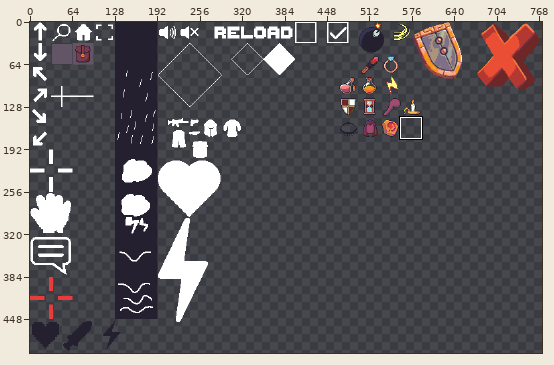
Two versions of one sprite sheet, gamestream_flutter/images/atlas-icons.png. The picture above shows the old version from afar; the outline marks the close-up.
Close-up. Before:
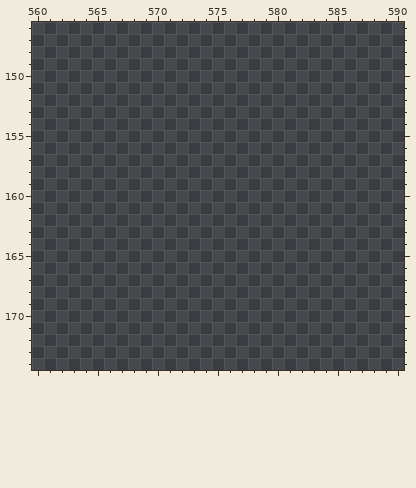
The file is 1024x1024 pixels. Shown: x 560..590, y 146..174. The wide view leaves out empty margins. The commit also changed other parts of the picture, which this record leaves out.
Once edited:
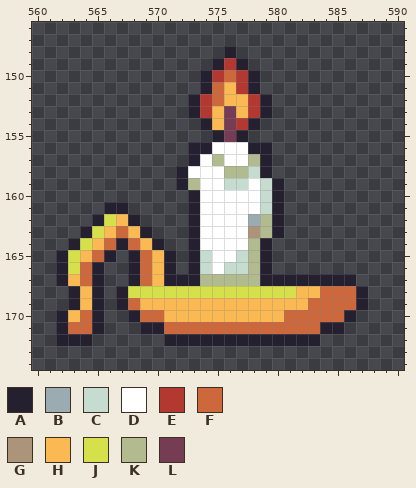
Palette (. is transparent): A #252030  B #9babb2  C #c7dcd0  D #ffffff  E #b33831  F #cd683d  G #ab947a  H #fbb954  J #d5e04b  K #b2ba90  L #753c54
Change:
Changed rows in their new state; - is an unchanged pixel.
first column x 562:
148 --------------A-----------
149 -------------AEA----------
150 ------------AEFEA---------
151 ------------AFHEA---------
152 -----------AEFHHEA--------
153 -----------AEHLHEA--------
154 ------------AHLEA---------
155 -------------ALA----------
156 -----------AADDDAA--------
157 -----------ADKDDKA--------
158 ----------ADDDKKCA--------
159 ----------AKDDCCDCA-------
160 -----------ADDDDDCA-------
161 ----AA-----ADDDDDCA-------
162 ---AJHA----ADDDDBKA-------
163 --AJHFHA---ADDDDGKA-------
164 -AJHFAFHA--ADDDDKA--------
165 AJHFA-AFHA-ACDDCKA--------
166 AJFA--AFHA-ACDCCKA--------
167 AHFA--AFHAAAKKKKKAAAAAAAA-
168 -AHA-AJJJJJJJJJJJJJJHHFFFA
169 -AHA-AFHHHHHHHHHHHHHHFFFFA
170 AHFA--AFFHHHHHHHHHHFFFFFA-
171 AFFA---AAFFFFFFFFFFFFFAA--
172 AAA------AAAAAAAAAAAAA----
